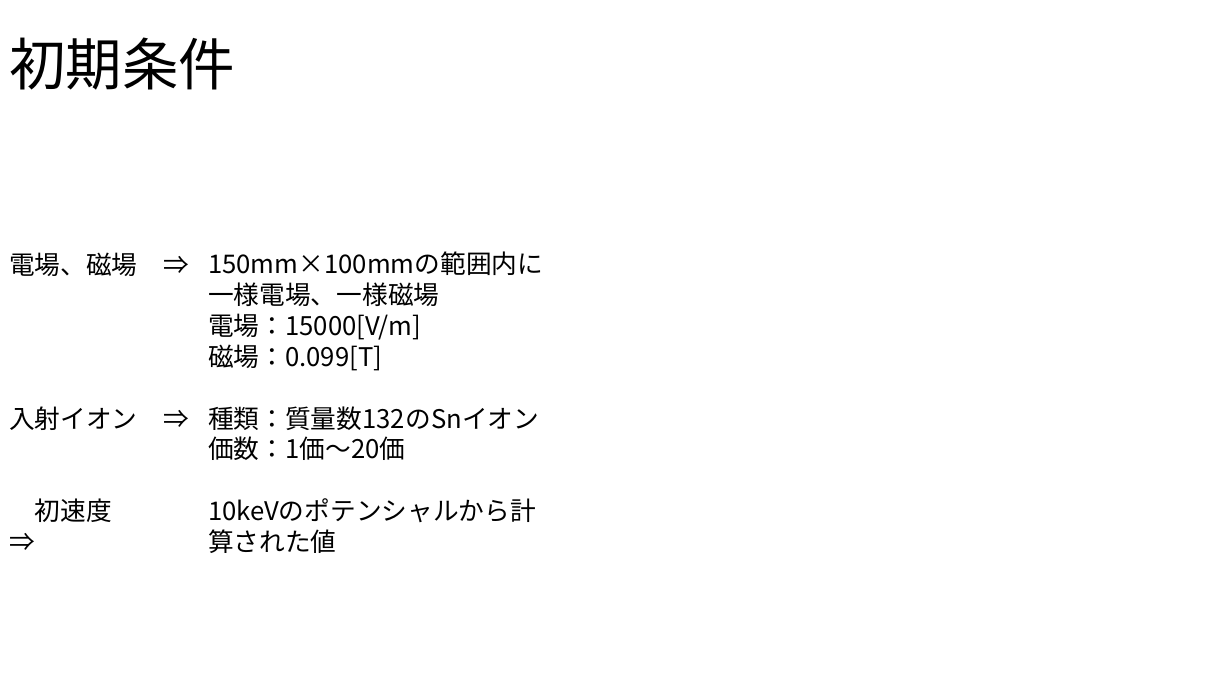
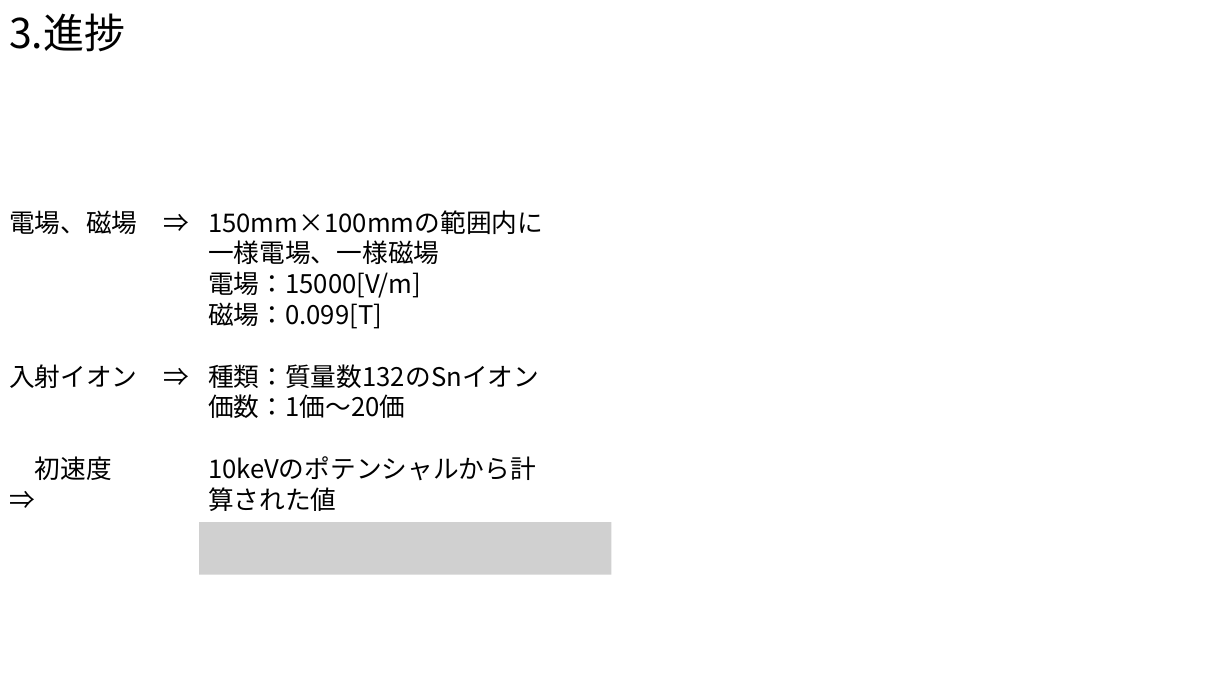
Before and after one commit to Takeuchi-yuya/Ksimulation, a slide deck: slide 15 of docs/中間発表.pptx (slide 16 before the commit). Drawn at 1232x693 pixels with LibreOffice and Linux fonts; fonts in the diff are those of the drawing; grey boxes stand for pictures. Boxes give left, top, right and bottom in pixels: in the first picture for what was removed or moved away, otherwise in the second. Text is boxed around its words. In the diff, an @@ line names an element or a change of style, - is before the commit and + after.

```diff
--- a/docs/中間発表.pptx
+++ b/docs/中間発表.pptx
@@ text added at (x1=9, y1=13, x2=125, y2=52), 32 pt, text #000000 @@
+3.進捗
@@ title removed at (x1=9, y1=37, x2=235, y2=90) @@
-初期条件
@@ text "電場、磁場 ⇒" moved from (x1=9, y1=252, x2=138, y2=522) to (x1=9, y1=210, x2=137, y2=480) @@
@@ text "150mm×100mmの範囲内に一様電場、一様磁場" moved from (x1=208, y1=251, x2=543, y2=460) to (x1=208, y1=210, x2=543, y2=418) @@
@@ picture added at (x1=199, y1=522, x2=611, y2=575) @@
```
Also in this commit, not shown: 8 other slides changed, 1 slide removed, 2 other files.
